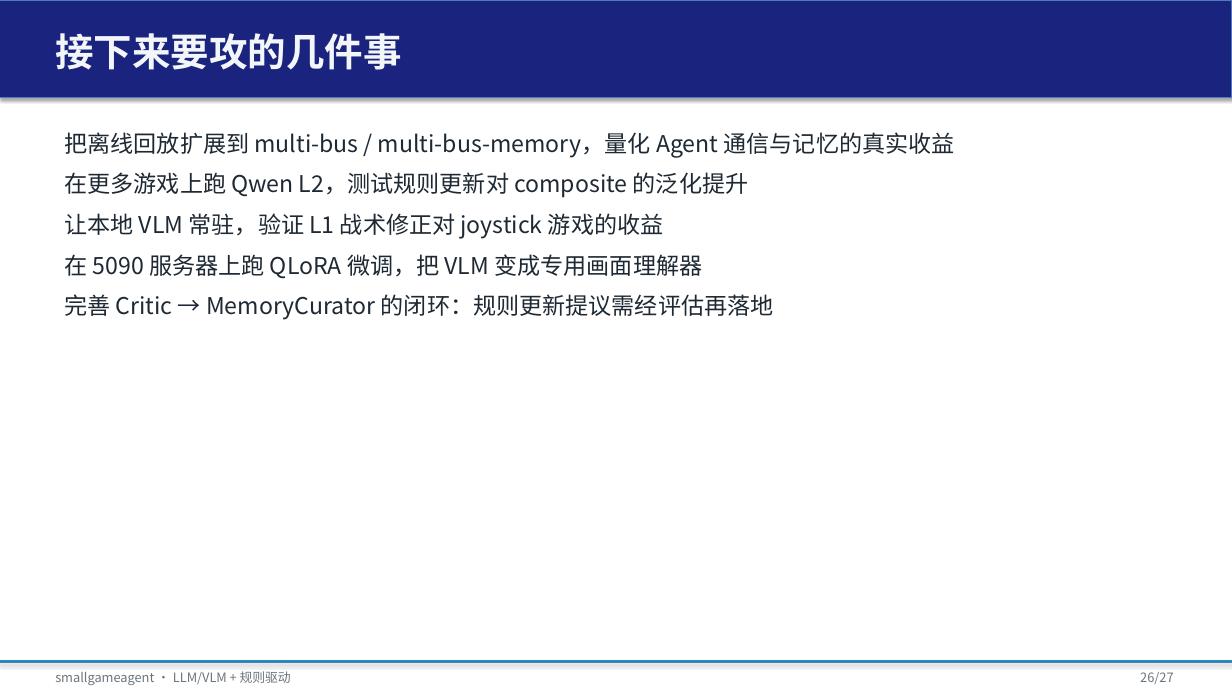
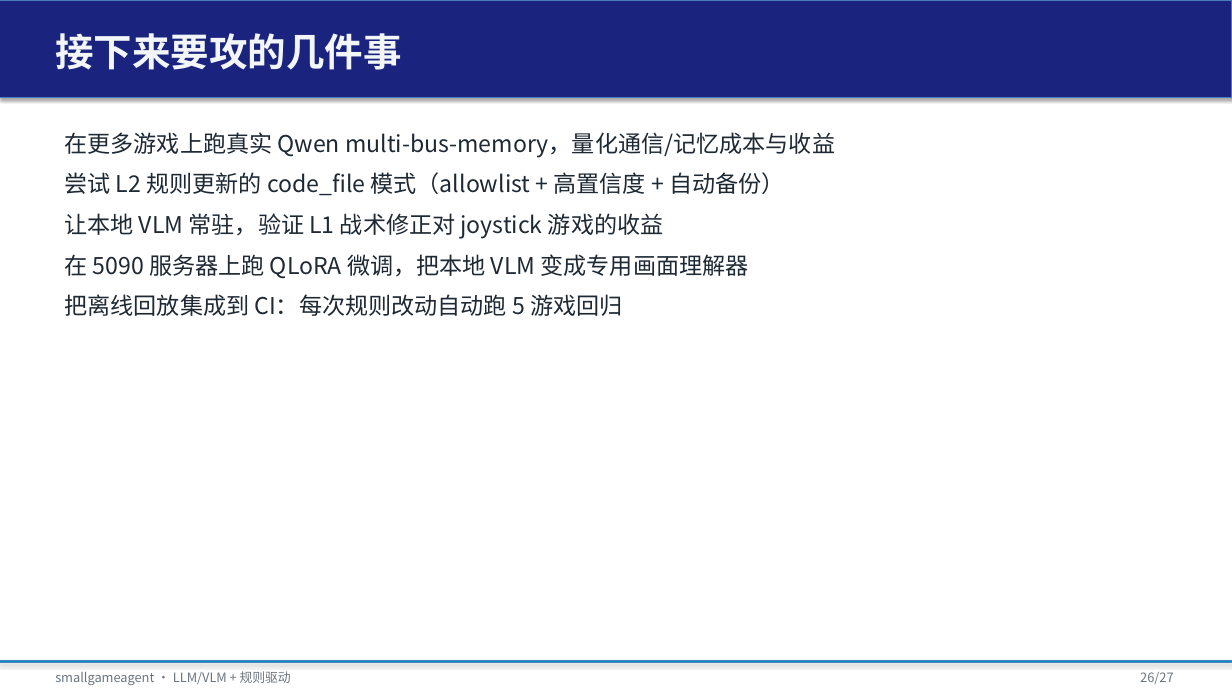
Before and after one commit to tzhazuma/smallgameagent, a slide deck: slide 26 of reports/smallgameagent_report.pptx. Drawn at 1232x693 pixels with LibreOffice and Linux fonts; fonts in the diff are those of the drawing. Boxes give left, top, right and bottom in pixels: in the first picture for what was removed or moved away, otherwise in the second. Text is boxed around its words. In the diff, an @@ line names an element or a change of style, - is before the commit and + after.

```diff
--- a/reports/smallgameagent_report.pptx
+++ b/reports/smallgameagent_report.pptx
@@ text at [64,132,835,196]: text changed @@
-把离线回放扩展到 multi-bus / multi-bus-memory，量化 Agent 通信与记忆的真实收益
-在更多游戏上跑 Qwen L2，测试规则更新对 composite 的泛化提升
+在更多游戏上跑真实 Qwen multi-bus-memory，量化通信/记忆成本与收益
+尝试 L2 规则更新的 code_file 模式（allowlist + 高置信度 + 自动备份）
@@ text at [64,254,749,316]: text changed @@
-在 5090 服务器上跑 QLoRA 微调，把 VLM 变成专用画面理解器
-完善 Critic → MemoryCurator 的闭环：规则更新提议需经评估再落地
+在 5090 服务器上跑 QLoRA 微调，把本地 VLM 变成专用画面理解器
+把离线回放集成到 CI：每次规则改动自动跑 5 游戏回归
```
Also in this commit, not shown: 1 other slide changed, 6 other files.
